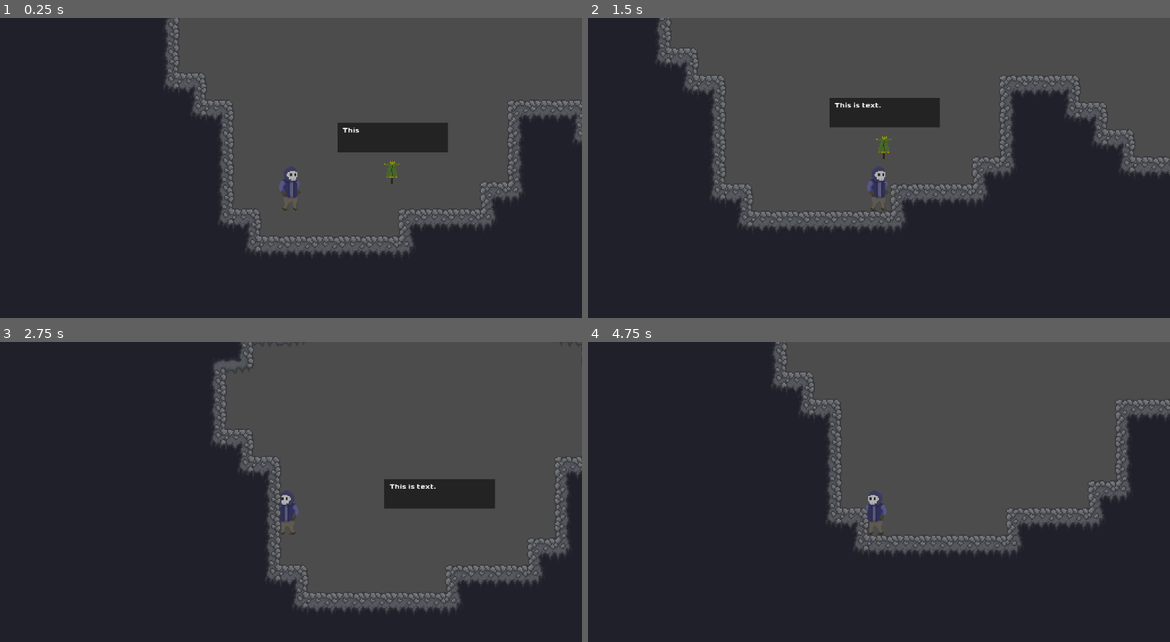
Above: before the commit, frames 1-4 (two rows, left to right).
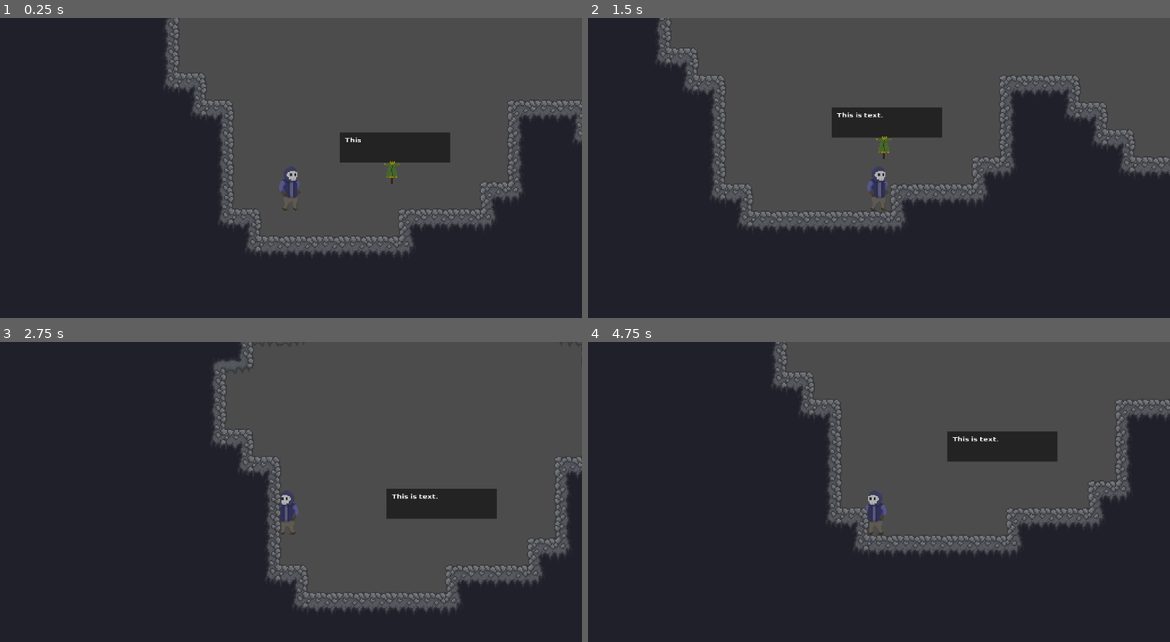
Above: after the commit, the same moments.

Repository: VortexGroupS1M/Metroidvania
Game: Godot game, scene res://scenes/level.tscn
Same seed, same stepped clock (60 frames per second), same inputs: the game is played once before the commit and once after it.
Inputs (mouse positions are in pixels of both pictures, inside the frame that each line leads up to):
- Up to frame 1 (0.25 s): no input
- Up to frame 2 (1.5 s): move the mouse to (977, 114) at 0.52 s; hold D (move_right) from 0.53 s (still down); click (977, 114) at 0.6 s; tap W (move_up) at 0.77 s; tap Enter at 1.25 s; move the mouse to (762, 204) at 1.27 s; click (762, 204) at 1.35 s
- Up to frame 3 (2.75 s): tap W (move_up) at 1.52 s; tap Space at 2 s; move the mouse to (349, 438) at 2.02 s; release D (move_right) at 2.03 s; hold A (move_left) from 2.03 s (still down); click (349, 438) at 2.1 s
- Up to frame 4 (4.75 s): move the mouse to (849, 579) at 2.77 s; release A (move_left) at 2.78 s; hold D (move_right) 2.78-4.28 s; click (849, 579) at 2.85 s; tap W (move_up) at 3.02, 3.77, 4.52 s; move the mouse to (1053, 564) at 3.52 s; click (1053, 564) at 3.6 s; tap Enter at 4.25 s; move the mouse to (704, 462) at 4.27 s; hold A (move_left) from 4.28 s (still down); click (704, 462) at 4.35 s

The runs differ from the first frame. In frame 1, 1.3% of the frame differs, in the area x 58-78%, y 34-49%; in frame 2, 1.4%; in frame 3, 1.3%; in frame 4, 1.9%, in the area x 61-81%, y 29-40%.

Commit message:
Small changes to Dialog system

Diff:
--- /dev/null
+++ b/s1m/scenes/DialogBox.gd
@@ -0,0 +1,3 @@
+extends Node2D
+export(int) var squareRange = 10000
+export(Array) var dialog: Array = ["This is text.", "This is page 2 :D", "Goodbye!"]
--- a/s1m/scenes/DialogBox.tscn
+++ b/s1m/scenes/DialogBox.tscn
@@ -1,19 +1,23 @@
-[gd_scene load_steps=3 format=2]
+[gd_scene load_steps=4 format=2]
 
 [ext_resource path="res://fonts/DynamicFont.tres" type="DynamicFont" id=1]
 [ext_resource path="res://scripts/npcDialog.gd" type="Script" id=2]
+[ext_resource path="res://scenes/DialogBox.gd" type="Script" id=3]
 
-[node name="Polygon2D" type="Polygon2D"]
-position = Vector2( -58.8066, -23.8555 )
-scale = Vector2( 0.328036, 0.222576 )
+[node name="Position" type="Node2D"]
+scale = Vector2( 1, 1 )
+script = ExtResource( 3 )
+
+[node name="Polygon2D" type="Polygon2D" parent="."]
+position = Vector2( -189.602, -111.301 )
 color = Color( 0.141176, 0.141176, 0.141176, 1 )
 polygon = PoolVector2Array( 390.201, 179.714, 390.201, 35.9427, 0, 35.9427, 0, 179.714 )
 
-[node name="dialogCharacterShow" type="Timer" parent="."]
+[node name="dialogCharacterShow" type="Timer" parent="Polygon2D"]
 wait_time = 0.05
 autostart = true
 
-[node name="RichTextLabel" type="RichTextLabel" parent="."]
+[node name="RichTextLabel" type="RichTextLabel" parent="Polygon2D"]
 margin_left = 18.0
 margin_top = 59.0
 margin_right = 369.0
@@ -24,4 +28,4 @@
 __meta__ = {
 "_edit_use_anchors_": false
 }
-[connection signal="timeout" from="dialogCharacterShow" to="RichTextLabel" method="_on_Timer_timeout"]
+[connection signal="timeout" from="Polygon2D/dialogCharacterShow" to="Polygon2D/RichTextLabel" method="_on_Timer_timeout"]
--- a/s1m/scenes/level.tscn
+++ b/s1m/scenes/level.tscn
@@ -157,8 +157,9 @@
 tile_data = PoolIntArray( 131081, 2, 196623, 131082, 2, 262145, 131083, 2, 262145, 131084, 2, 262145, 131085, 2, 262145 …(2275 unchanged characters)…
 
 [node name="Dialog" parent="." instance=ExtResource( 2 )]
-position = Vector2( 210.968, 325.825 )
+position = Vector2( 260.024, 354.881 )
 scale = Vector2( 0.248893, 0.18256 )
+squareRange = 40000
 
 [node name="Dummy" parent="." instance=ExtResource( 3 )]
 position = Vector2( 258.761, 376.644 )
--- a/s1m/scripts/npcDialog.gd
+++ b/s1m/scripts/npcDialog.gd
@@ -1,9 +1,9 @@
 extends RichTextLabel
 
-onready var Player : Node2D = get_parent().get_parent().get_node("Player")
+onready var Player : Node2D = get_parent().get_parent().get_parent().get_node("Player")
 #onready var Dummy = get_parent().get_parent().get_node("Dummy")
 
-var dialog: Array = ["This is text.", "This is page 2 :D", "Goodbye!"]
+onready var dialog: Array = get_parent().get_parent().dialog
 var page: int = 0
 var away : bool = true
 
@@ -12,9 +12,9 @@
 	get_parent().hide()
 
 func _process(delta):
-	var pos : Vector2 = get_parent().position;
+	var pos : Vector2 = get_parent().get_parent().position;
 
-	if pos.distance_squared_to(Player.position) < 10000:
+	if pos.distance_squared_to(Player.position) < get_parent().get_parent().squareRange:
 		if !Player.dialogShowing && away:
 				Player.dialogShowing = true
 				showDialog()
Binary file added: s1m/assets/Sprites/ePopUp.png
Not shown, added: s1m/assets/Sprites/ePopUp.png.import
